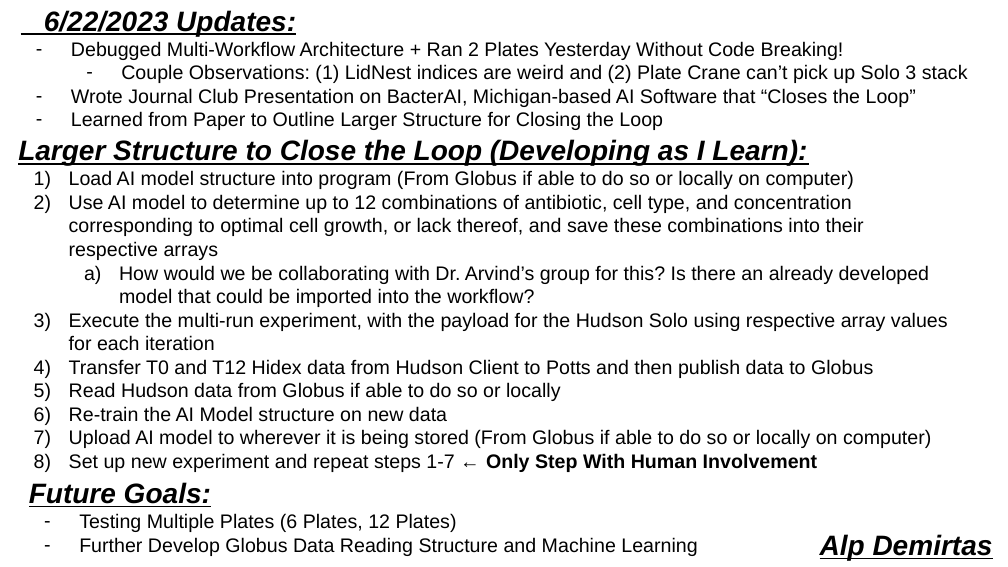
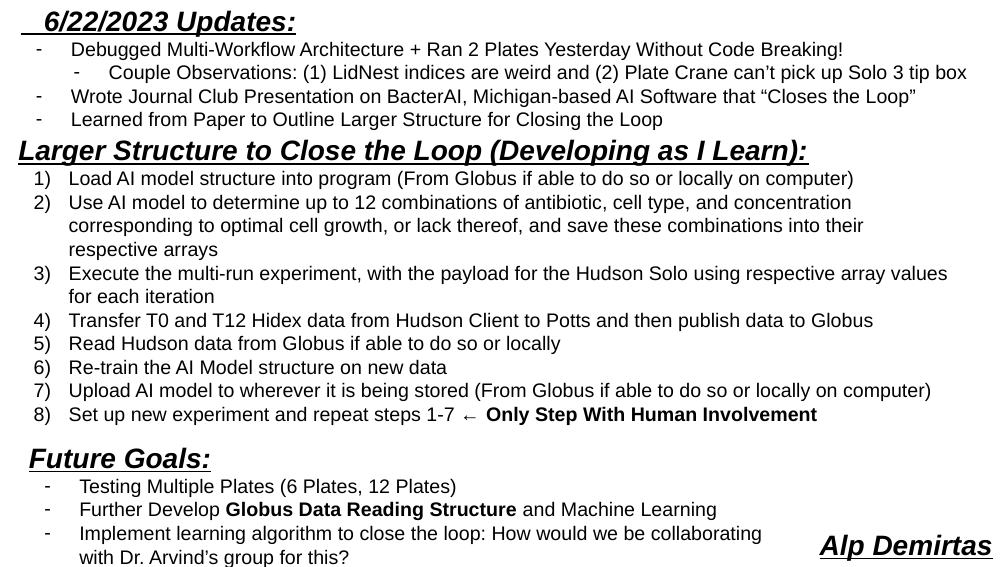
Before and after one commit to AD-SDL/rpl-summer-2023, a slide deck: slide 1 of alp/Update Presentations/Argonne - Week Three Research Updates.pptx. Drawn at 1008x567 pixels with LibreOffice and Linux fonts; fonts in the diff are those of the drawing. Boxes give left, top, right and bottom in pixels: in the first picture for what was removed or moved away, otherwise in the second. Text is boxed around its words. In the diff, an @@ line names an element or a change of style, - is before the commit and + after.

Commit message:
Update Presentation Three

```diff
--- a/alp/Update Presentations/Argonne - Week Three Research Updates.pptx
+++ b/alp/Update Presentations/Argonne - Week Three Research Updates.pptx
@@ text at bbox=[109, 64, 967, 83]: text changed @@
-  – Couple Observations: (1) LidNest indices are weird and (2) Plate Crane can’t pick up Solo 3 stack
+  – Couple Observations: (1) LidNest indices are weird and (2) Plate Crane can’t pick up Solo 3 tip box
@@ text at bbox=[119, 265, 930, 307]: paragraph removed @@
-  a) How would we be collaborating with Dr. Arvind’s group for this? Is there an already developed model that could be imported into the workflow?
@@ text "Future Goals:": place and size @@
-text "Future Goals:" at bbox=[29, 482, 697, 556]
+text "Future Goals:" at bbox=[29, 447, 762, 567]
@@ text at bbox=[79, 501, 717, 520]: bold on in "Globus Data Reading Structure" @@
@@ text at bbox=[79, 525, 762, 567]: paragraph added @@
+– Implement learning algorithm to close the loop: How would we be collaborating with Dr. Arvind’s group for this?
```
